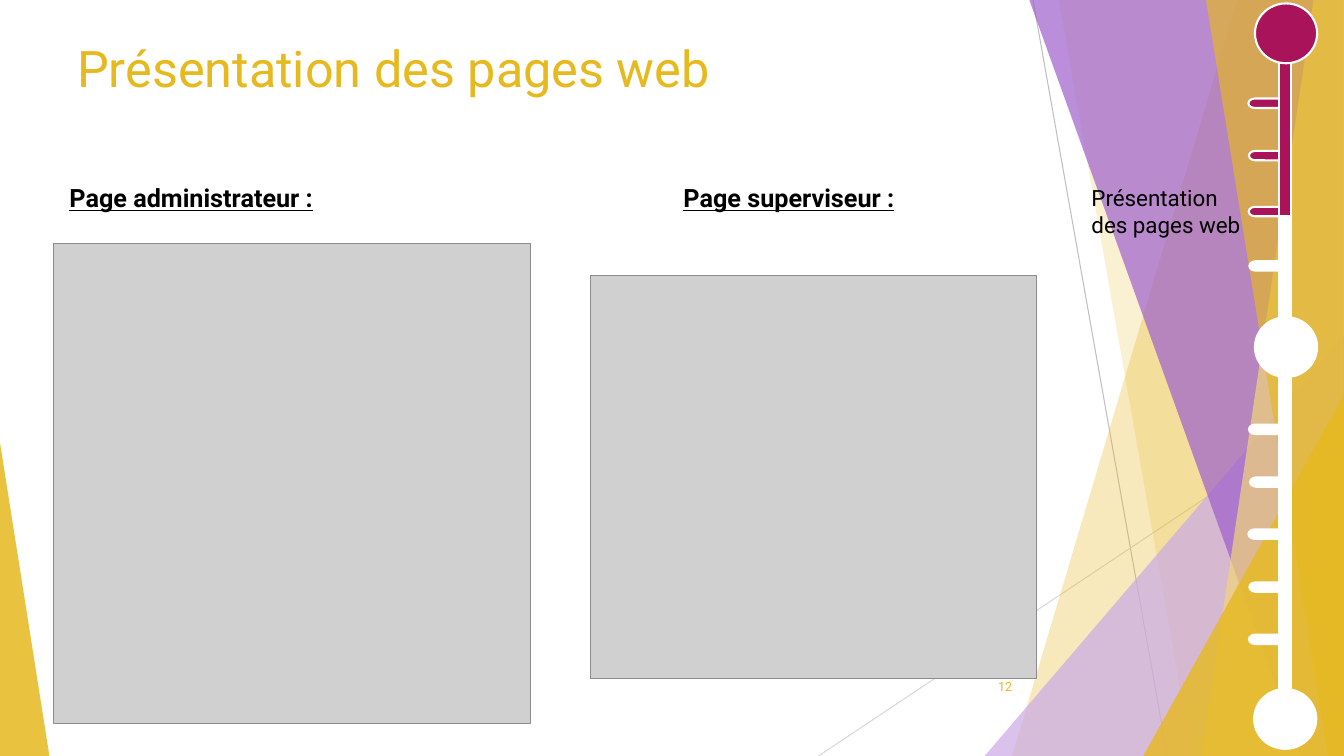
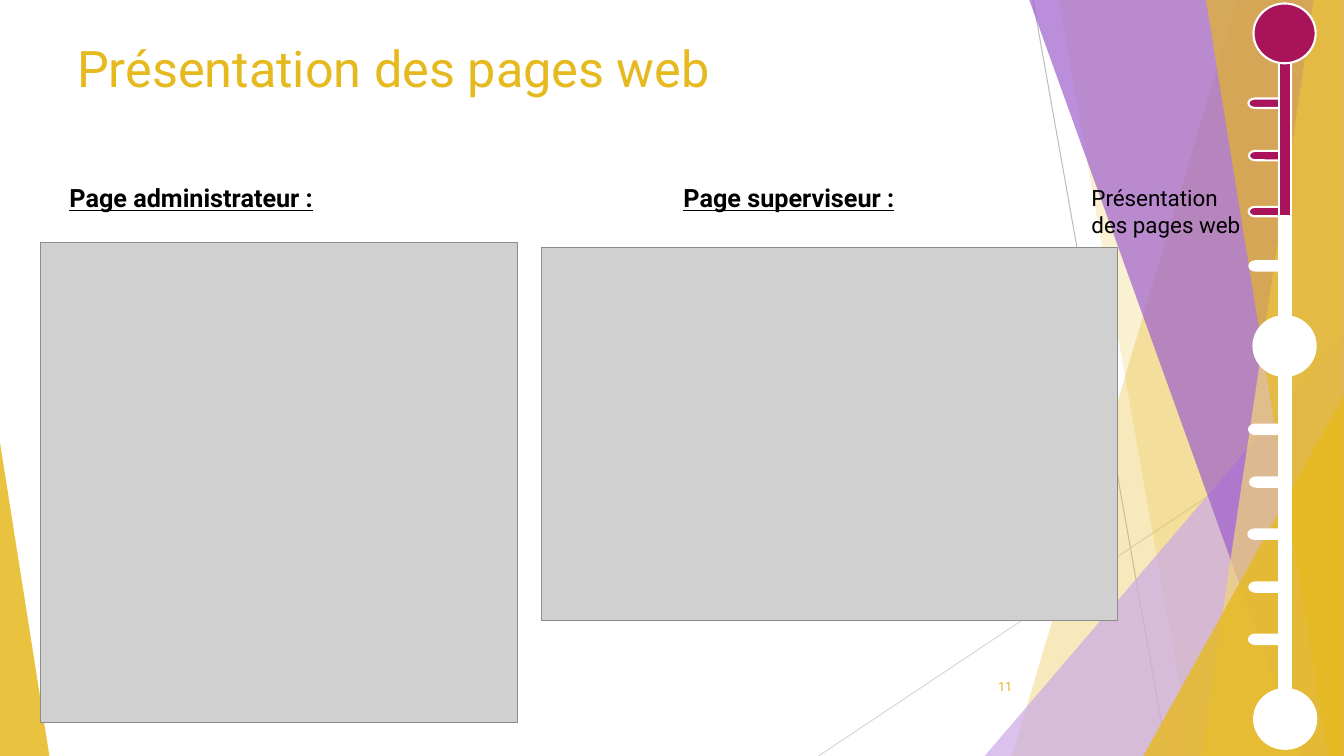
Before and after one commit to GuiguiMvn/Systeme-Escape-Game-Telethon, a slide deck: slide 11 of Cyril/Diapositives/Projet Théléton REVUE 2.pptx (slide 12 before the commit). Drawn at 1344x756 pixels with LibreOffice and Linux fonts; fonts in the diff are those of the drawing; grey boxes stand for pictures. Boxes give left, top, right and bottom in pixels: in the first picture for what was removed or moved away, otherwise in the second. Text is boxed around its words. In the diff, an @@ line names an element or a change of style, - is before the commit and + after.

```diff
--- a/Cyril/Diapositives/Projet Théléton REVUE 2.pptx
+++ b/Cyril/Diapositives/Projet Théléton REVUE 2.pptx
@@ picture: place and size @@
-picture at box(53, 244, 530, 724)
+picture at box(40, 242, 517, 722)
@@ picture: place and size @@
-picture at box(591, 275, 1036, 679)
+picture at box(541, 248, 1118, 621)
@@ page number at box(998, 682, 1012, 691): text changed @@
-12
+11
```
Also in this commit, not shown: 5 other slides changed, 3 other files.
